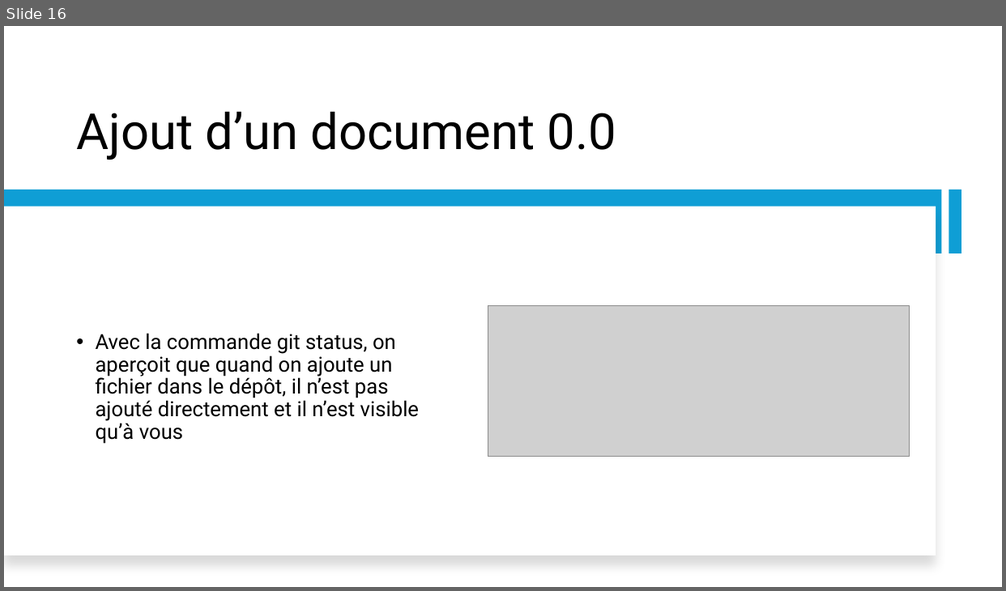
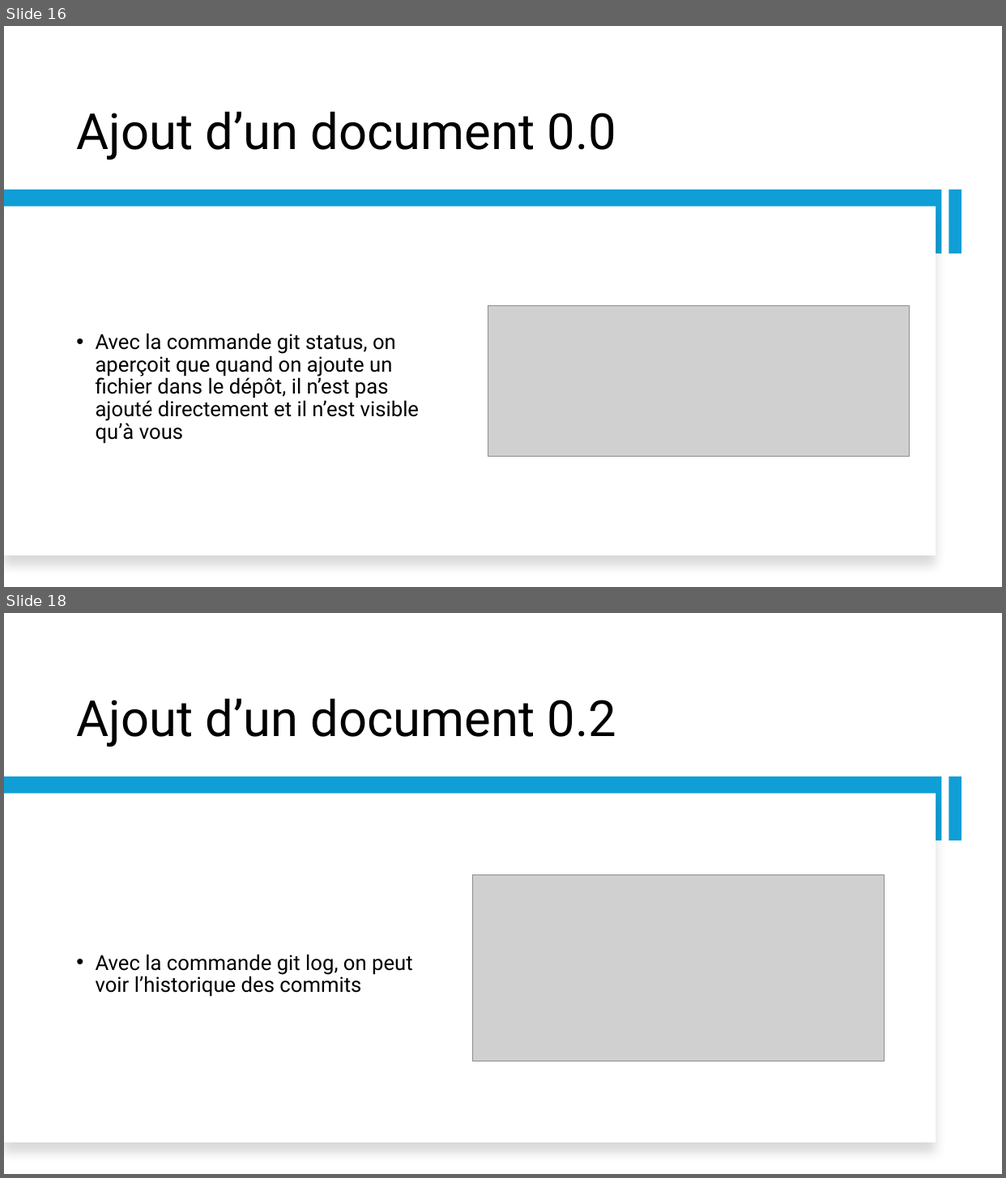
Before and after one commit to HugoSiriphong/TPSecurity, a slide deck: TP PROJET SCRUMDevSecOps.pptx. Shown one above the other, each under a label of ours: slide 16 before the commit, slides 16 and 18 after it; the slides between them are not shown. The pictures are 1006x591 and 1006x1178 pixels, drawn with LibreOffice and Linux fonts; fonts in the diff are those of the drawing; grey boxes stand for pictures. Boxes give left, top, right and bottom in pixels: in the first picture for what was removed or moved away, otherwise in the second. Text is boxed around its words. In the diff, an @@ line names an element or a change of style, - is before the commit and + after.

Commit message:
Ajout information

```diff
--- a/TP PROJET SCRUMDevSecOps.pptx
+++ b/TP PROJET SCRUMDevSecOps.pptx
@@ slide 18 added at [4, 613, 1002, 1174], background #FFFFFF @@
@@ title added at [76, 698, 616, 747], 48 pt, text #000000 @@
+Ajout d’un document 0.2
@@ rectangle added at [4, 777, 942, 841], fill #0F9ED5 @@
@@ rectangle added at [948, 777, 961, 841], fill #0F9ED5 @@
@@ rectangle added at [4, 794, 936, 1143], fill #FFFFFF @@
@@ picture added at [473, 875, 884, 1062] @@
@@ text added at [96, 954, 413, 997], 20 pt, text #000000 @@
+• Avec la commande git log, on peut voir l’historique des commits
```
Also in this commit, not shown: 1 slide changed, 5 other slides added.
